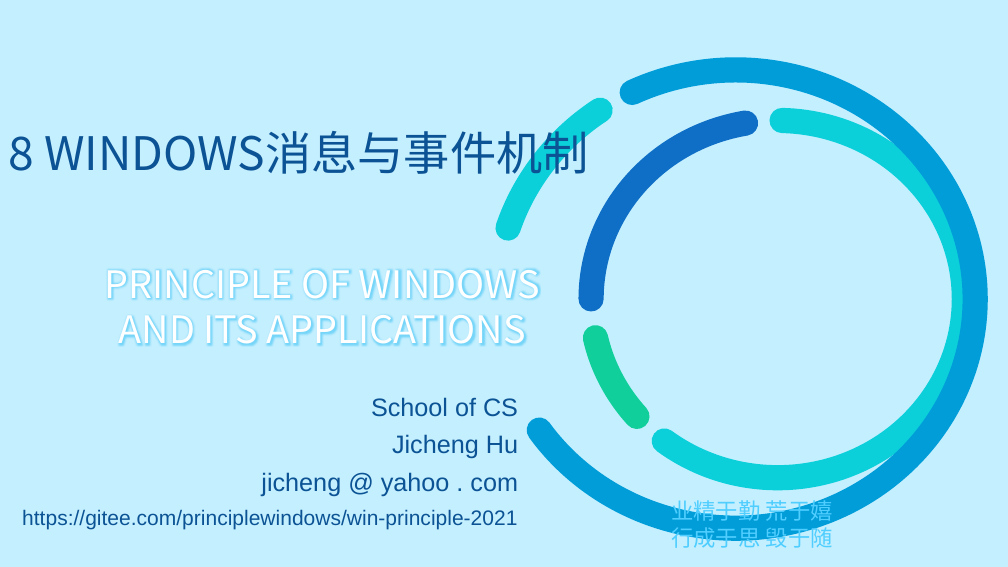
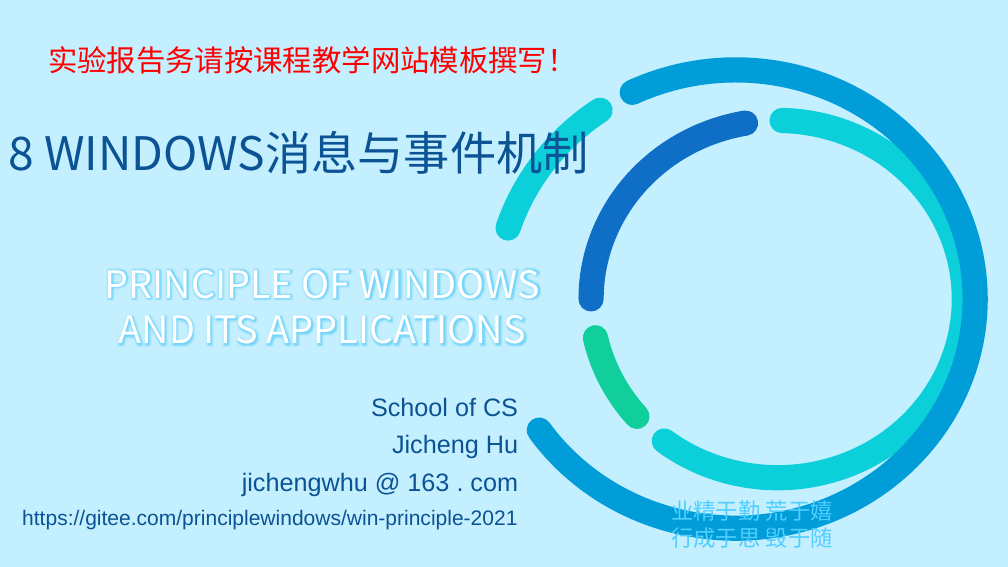
Before and after one commit to principleWindows/win-principle-2021, a slide deck: slide 1 of slides/instruction/principleWindows_8.pptx. Drawn at 1008x567 pixels with LibreOffice and Linux fonts; fonts in the diff are those of the drawing; background and template pictures are left out. Boxes give left, top, right and bottom in pixels: in the first picture for what was removed or moved away, otherwise in the second. Text is boxed around its words. In the diff, an @@ line names an element or a change of style, - is before the commit and + after.

```diff
--- a/slides/instruction/principleWindows_8.pptx
+++ b/slides/instruction/principleWindows_8.pptx
@@ text added at <box>48,46,576,74</box>, 28 pt, text #FF0000 @@
+实验报告务请按课程教学网站模板撰写！
@@ text at <box>242,472,518,497</box>: text changed @@
-jicheng @ yahoo . com
+jichengwhu @ 163 . com
```
Also in this commit, not shown: 12 other slides changed, 1 slide added, 1 slide removed, 9 other files.
